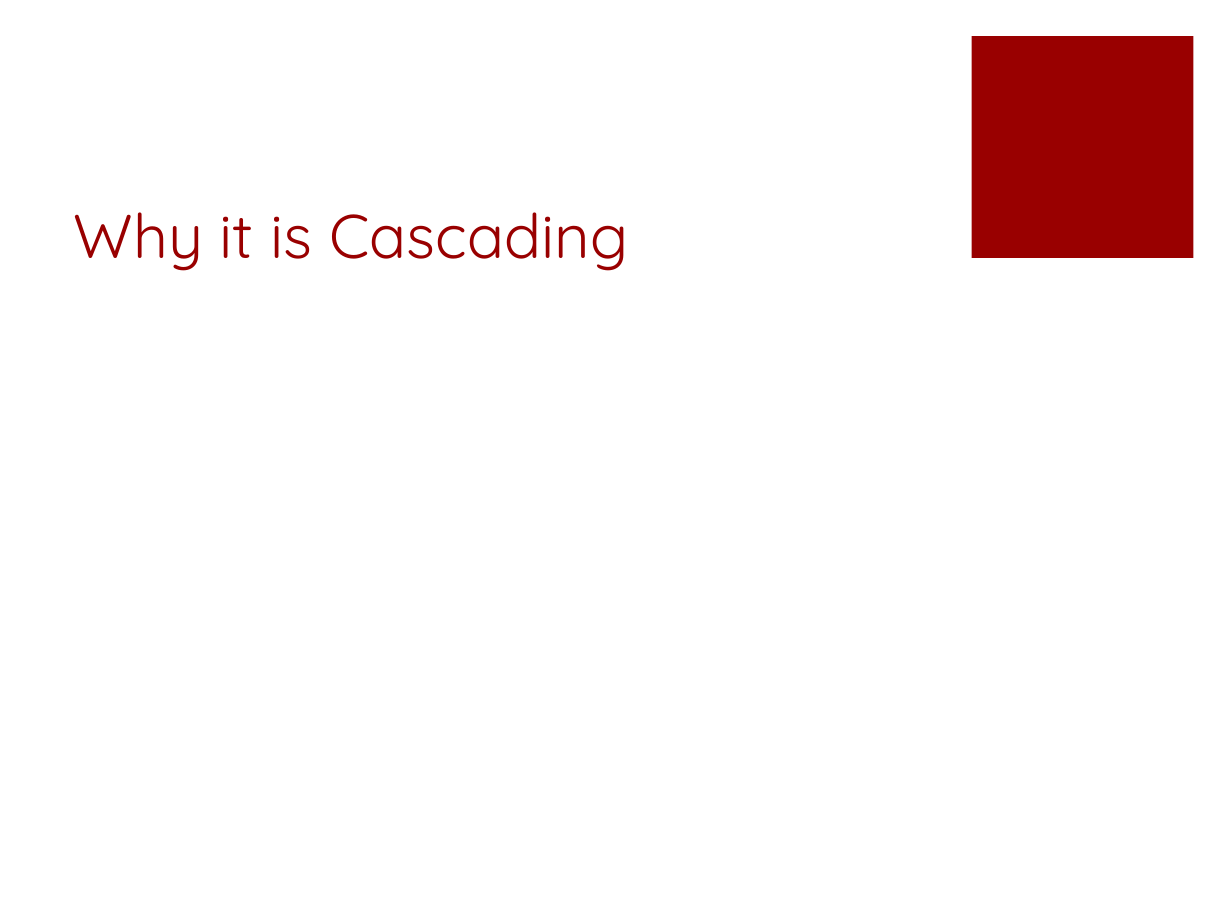
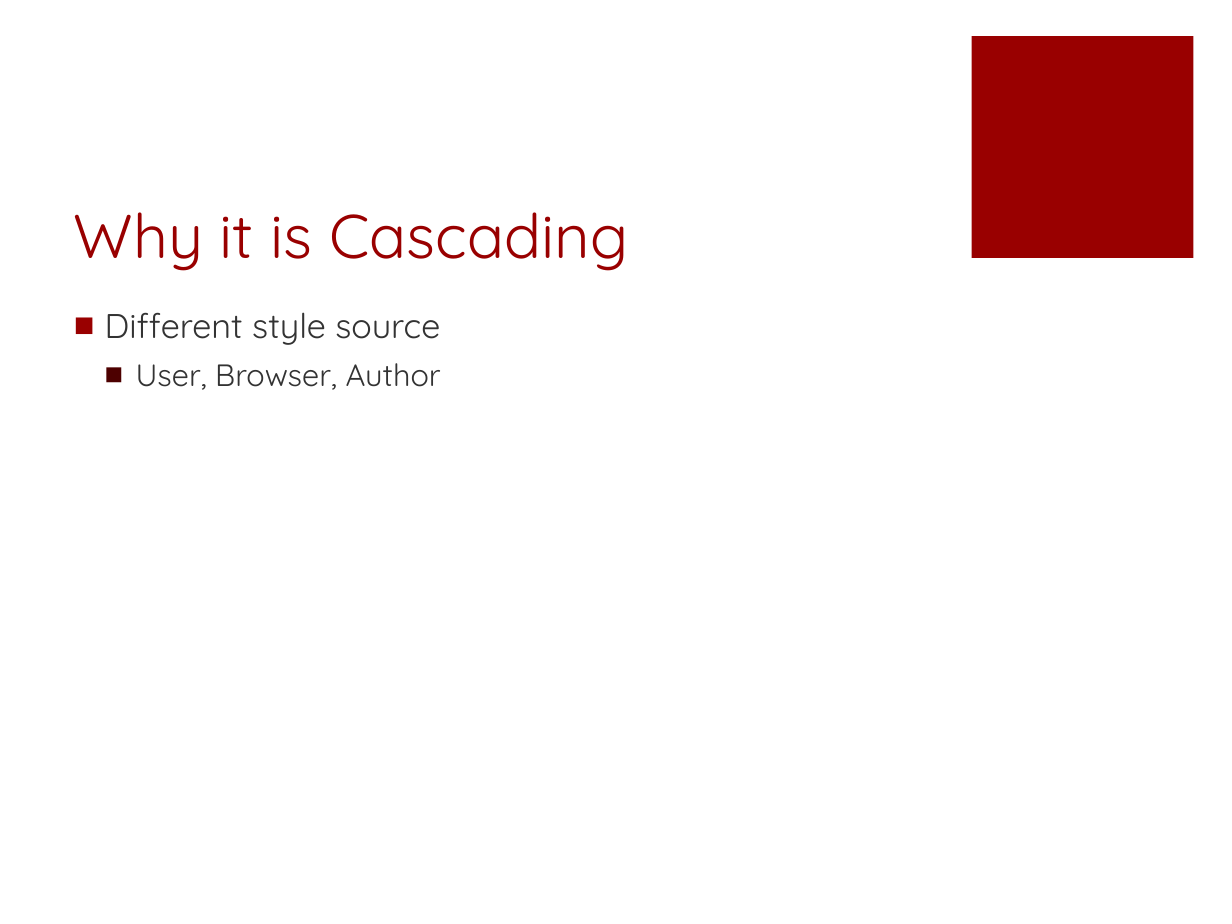
Before and after one commit to fuying/frondendtraining, a slide deck: slide 10 of CSS/CSS.pptx. Drawn at 1232x924 pixels with LibreOffice and Linux fonts; fonts in the diff are those of the drawing. Boxes give left, top, right and bottom in pixels: in the first picture for what was removed or moved away, otherwise in the second. Text is boxed around its words. In the diff, an @@ line names an element or a change of style, - is before the commit and + after.

```diff
--- a/CSS/CSS.pptx
+++ b/CSS/CSS.pptx
@@ text added at box(105, 312, 441, 390), 20 pt, text #333333 @@
+■ Different style source
+  ■ User, Browser, Author
```
Also in this commit, not shown: 10 other slides changed, 2 other files.
